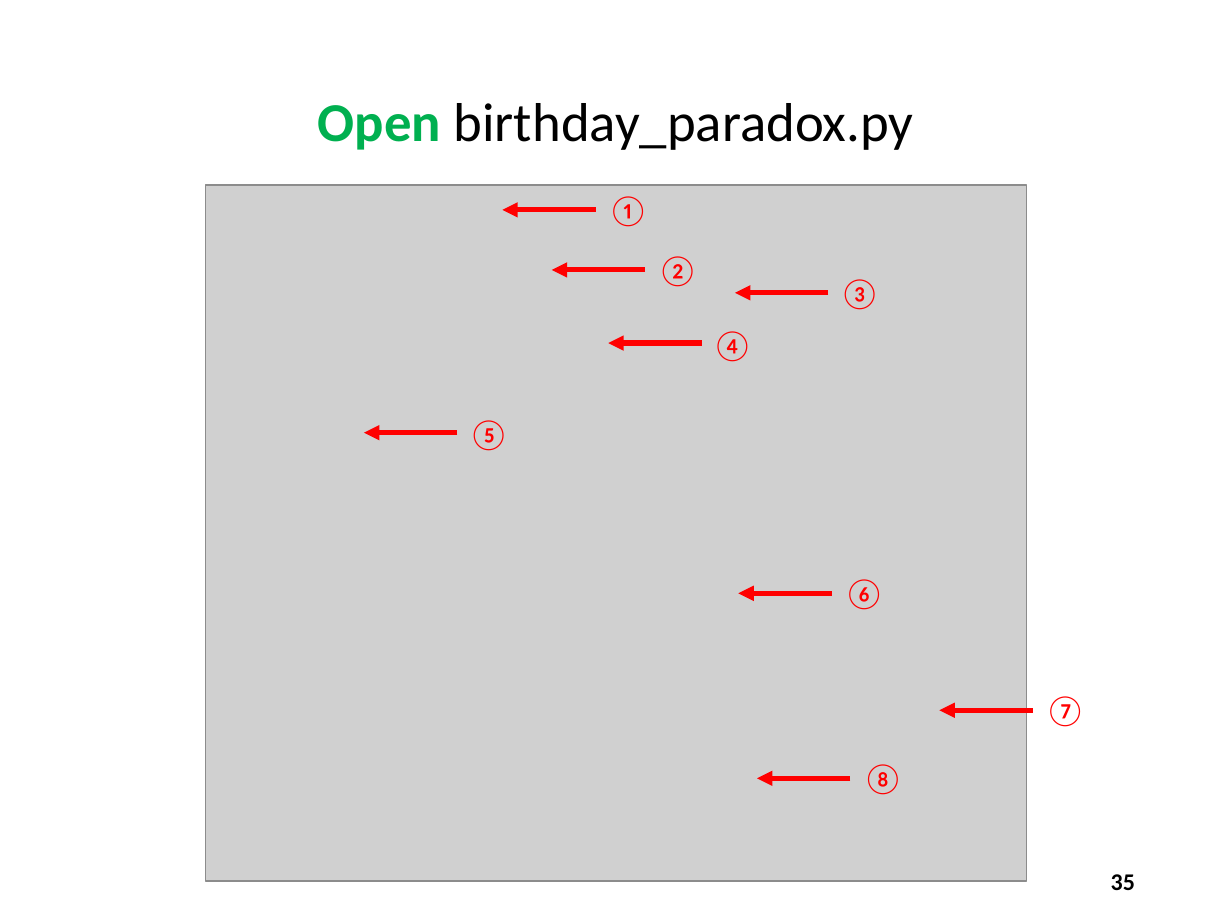
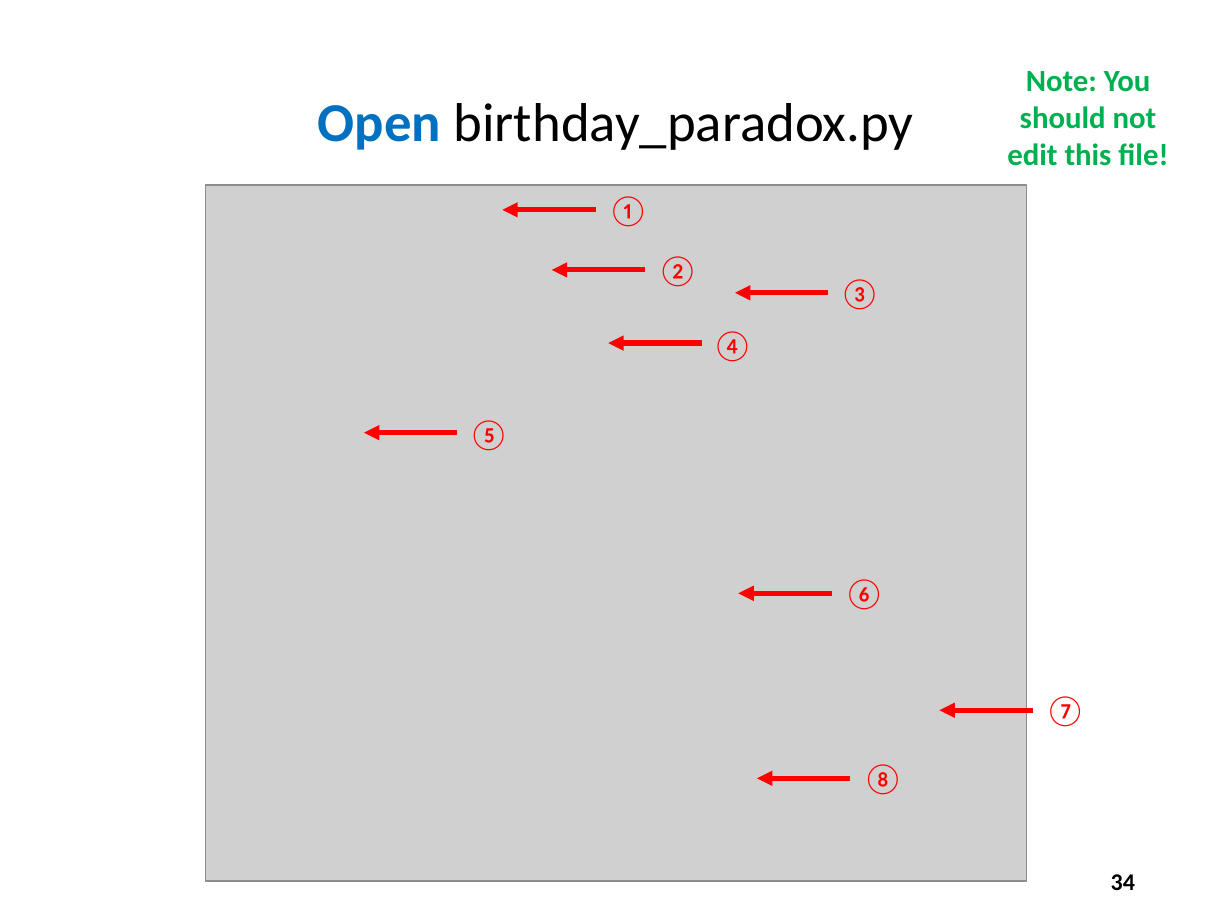
Before and after one commit to dbiersach/scicomp101, a slide deck: slide 34 of Session 04 - Functions and Logic/Session 04 - Functions and Logic.pptx (slide 35 before the commit). Drawn at 1232x924 pixels with LibreOffice and Linux fonts; fonts in the diff are those of the drawing; grey boxes stand for pictures. Boxes give left, top, right and bottom in pixels: in the first picture for what was removed or moved away, otherwise in the second. Text is boxed around its words. In the diff, an @@ line names an element or a change of style, - is before the commit and + after.

```diff
--- a/Session 04 - Functions and Logic/Session 04 - Functions and Logic.pptx
+++ b/Session 04 - Functions and Logic/Session 04 - Functions and Logic.pptx
@@ title "Open birthday_paradox.py" at box(318, 103, 914, 150): text colour #00B050 to #0070C0 in "Open" @@
@@ text added at box(1007, 71, 1168, 166), 18 pt, text #00B050, bold @@
+Note: You should not edit this file!
@@ page number at box(1111, 874, 1135, 890): text changed @@
-35
+34
```
Also in this commit, not shown: 10 other slides changed, 1 slide added, 2 slides removed, 3 other files.
